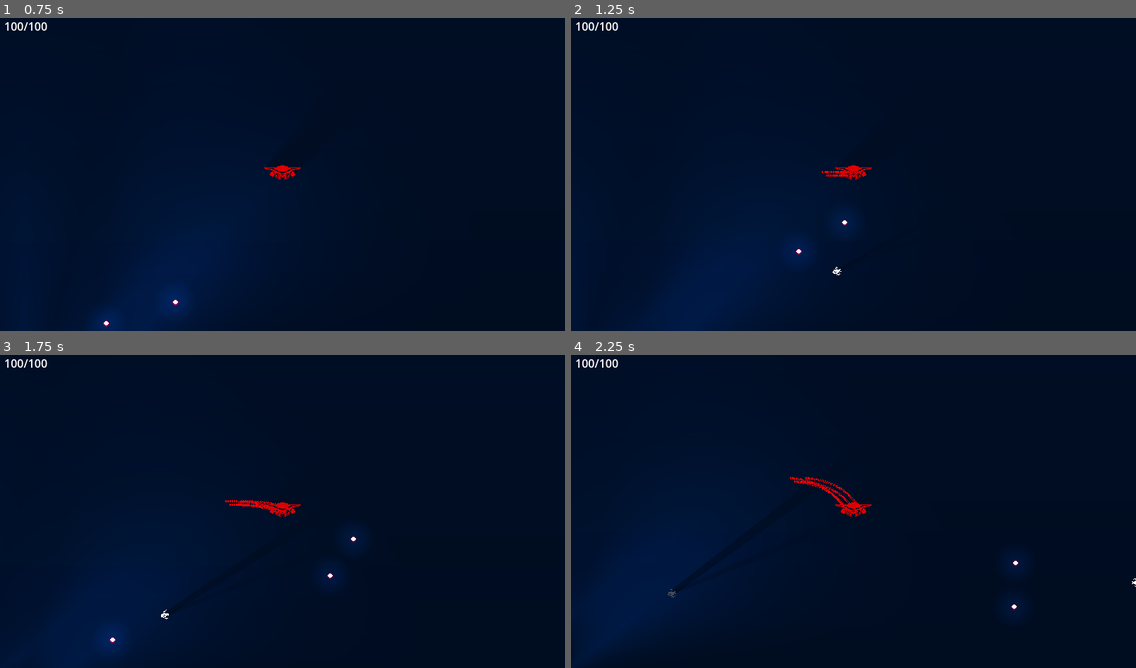
Above: before the commit, frames 1-4 (two rows, left to right).
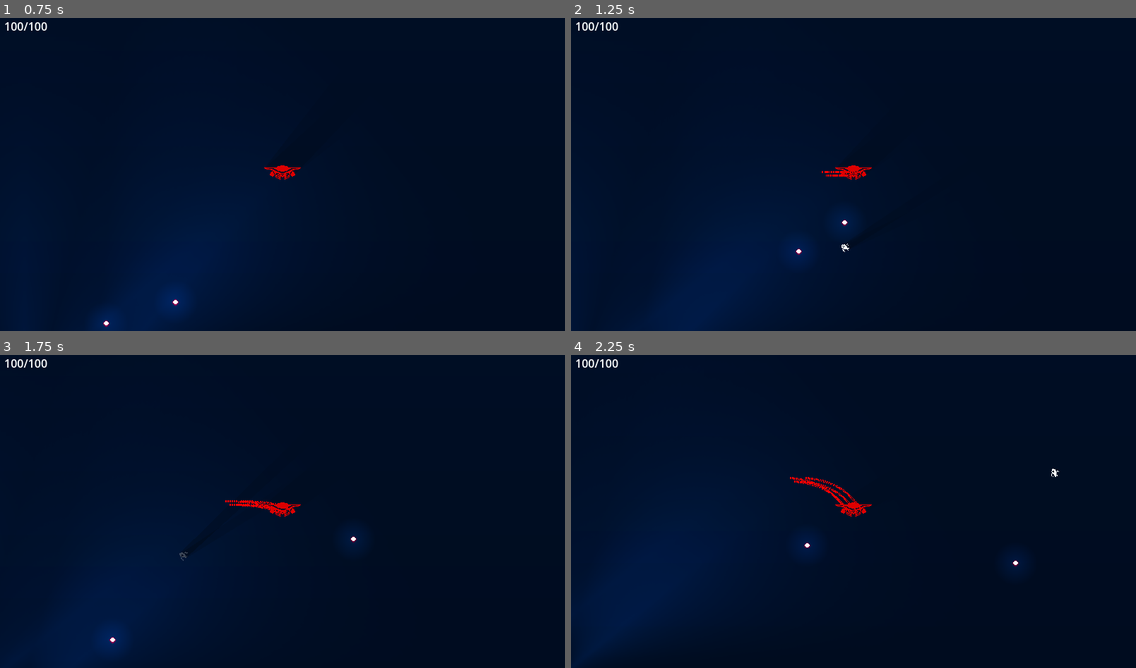
Above: after the commit, the same moments.

Repository: sialiss/GMTK-gamejam2023
Game: Godot game, scene res://Scenes/Sea/Sea.tscn
The game is run twice, just before and just after one commit, with the same random seed, the same clock (stepped at 60 frames per second) and the same inputs.
Inputs:
- Up to frame 1 (0.75 s): hold D (move_right) from 0.53 s (still down)
- Up to frame 2 (1.25 s): keep holding D (move_right)
- Up to frame 3 (1.75 s): release D (move_right) at 1.28 s; hold S (move_down) from 1.28 s (still down)
- Up to frame 4 (2.25 s): release S (move_down) at 2.03 s; hold D (move_right) from 2.03 s (still down)

Frame 1 is identical in both runs. In frame 2, less than 0.1% of the frame differs, in the area x 46-50%, y 72-83%; in frame 3, less than 0.1%; in frame 4, 0.2%, in the area x 17-100%, y 36-83%.

Commit message:
Rename EnemyFish to NeutralFish, add another EnemyFish (sharks)

Diff:
--- /dev/null
+++ b/Scenes/Enemies/Fishes/EnemyFish.gd
@@ -0,0 +1,65 @@
+extends Enemy
+
+@export var speed = 150.0
+@export var acceleration = 100.0
+@onready var PositionNotifier = $PositionNotifier
+
+var targetPlayer
+var targetHome
+var spawner_node: FishSpawn
+
+func _ready():
+	targetPlayer = Sea.sea.get_node_or_null("Creature")
+	targetHome = spawner_node.get_node_or_null("FishHome")
+
+func set_location(location: Node2D):
+	# Set the mob's direction perpendicular to the path direction.
+	var direction = location.rotation + PI / 2
+
+	# Set the mob's position to a random location.
+	global_position = location.global_position
+
+	# Add some randomness to the direction.
+	direction += randf_range(-PI / 4, PI / 4)
+	rotation = direction
+
+	# Choose the velocity
+	var velocity = Vector2(randf_range(150.0, 250.0), 0.0)
+	linear_velocity = velocity.rotated(direction)
+
+func set_spawn(spawner_node: FishSpawn):
+	self.spawner_node = spawner_node
+
+func _physics_process(delta):
+	var target_position
+	var input
+	if PositionNotifier.has_overlapping_bodies():
+		# игрок в области видимости рыбки
+		target_position = Sea.sea.get_node_or_null("Creature")
+		input = global_position.direction_to(target_position.global_position)
+	else:
+		# игрока рядом нет, рыбка плывёт домой
+		target_position = targetHome
+		input = global_position.direction_to(targetHome.global_position)
+
+	# Move
+	linear_velocity = linear_velocity.move_toward(input * speed, acceleration * delta)
+
+func _process(delta):
+	pass
+
+# Called when touched an enemy
+func receive_damage(body):
+	var damage = body.get_damage()
+	health -= damage
+	if health <= 0:
+		die()
+
+	if damage > 0 and body.has_method("on_dealt_damage"):
+		body.on_dealt_damage()
+
+func die():
+	$CollisionShape2D.set_deferred("disabled", true)
+	var tween = create_tween()
+	tween.tween_property(self, "modulate", Color.TRANSPARENT, 0.5)
+	tween.tween_callback(Callable(self, "queue_free"))
--- /dev/null
+++ b/Scenes/Enemies/Fishes/EnemyFish.tscn
@@ -0,0 +1,67 @@
+[gd_scene load_steps=8 format=3 uid="uid://738jkcksi27m"]
+
+[ext_resource type="Script" path="res://Scenes/Enemies/Fishes/EnemyFish.gd" id="1_lraru"]
+[ext_resource type="Texture2D" uid="uid://lpmu3p1la7d1" path="res://Assets/Textures/XenoLife/shark.png" id="2_7a2gi"]
+
+[sub_resource type="CapsuleShape2D" id="CapsuleShape2D_wgkqy"]
+radius = 11.0
+height = 56.0
+
+[sub_resource type="Animation" id="Animation_t6824"]
+resource_name = "swim"
+loop_mode = 1
+tracks/0/type = "value"
+tracks/0/imported = false
+tracks/0/enabled = true
+tracks/0/path = NodePath("Sprite2D:frame")
+tracks/0/interp = 1
+tracks/0/loop_wrap = true
+tracks/0/keys = {
+"times": PackedFloat32Array(0, 0.5),
+"transitions": PackedFloat32Array(1, 1),
+"update": 1,
+"values": [0, 1]
+}
+
+[sub_resource type="AnimationLibrary" id="AnimationLibrary_wpi1o"]
+_data = {
+"swim": SubResource("Animation_t6824")
+}
+
+[sub_resource type="CircleShape2D" id="CircleShape2D_2isbf"]
+radius = 137.058
+
+[sub_resource type="OccluderPolygon2D" id="OccluderPolygon2D_y6d4m"]
+polygon = PackedVector2Array(-23, 10, -23, -10, -19, -1, -16, -6, -8, -7, -5, -11, 2, -11, 6, -7, 10, -7, 14, -9, 17, -6, 24, -6, 26, -1, 26, 3, 24, 6, 17, 6, 15, 9, 12, 9, 10, 6, 6, 6, 2, 10, -5, 11, -7, 6, -15, 6, -19, 2)
+
+[node name="EnemyFish" type="RigidBody2D"]
+collision_layer = 16
+collision_mask = 273
+gravity_scale = 0.0
+script = ExtResource("1_lraru")
+
+[node name="Sprite2D" type="Sprite2D" parent="."]
+texture = ExtResource("2_7a2gi")
+hframes = 2
+
+[node name="CollisionShape2D" type="CollisionShape2D" parent="."]
+rotation = 1.5708
+shape = SubResource("CapsuleShape2D_wgkqy")
+
+[node name="AnimationPlayer" type="AnimationPlayer" parent="."]
+autoplay = "swim"
+libraries = {
+"": SubResource("AnimationLibrary_wpi1o")
+}
+
+[node name="PositionNotifier" type="Area2D" parent="."]
+position = Vector2(4.5, 3)
+collision_layer = 0
+collision_mask = 768
+
+[node name="CollisionShape2D" type="CollisionShape2D" parent="PositionNotifier"]
+position = Vector2(-4.5, -3)
+shape = SubResource("CircleShape2D_2isbf")
+
+[node name="LightOccluder2D" type="LightOccluder2D" parent="."]
+occluder = SubResource("OccluderPolygon2D_y6d4m")
--- a/Scenes/Enemies/Fish/FishSpawn.gd
+++ b/Scenes/Enemies/Fishes/FishSpawn.gd
@@ -1,7 +1,6 @@
 class_name FishSpawn extends Node2D
 
-var fish = preload("res://Scenes/Enemies/Fish/EnemyFish.tscn")
-
+@export var fish = Resource
 
 @export var spawn_to_node: Node
 
@@ -21,7 +20,6 @@
 	var mob_spawn_location = get_node("Path2D/PathFollow2D")
 	mob_spawn_location.set_progress_ratio(randf_range(0, 1))
 
-
 	# Spawn the mob by adding it to the Main scene.
 	spawn_to_node.add_child(mob)
 	mob.set_location(mob_spawn_location)
--- a/Scenes/Enemies/Fish/FishSpawn.tscn
+++ b/Scenes/Enemies/Fishes/FishSpawn.tscn
@@ -1,6 +1,6 @@
 [gd_scene load_steps=6 format=3 uid="uid://c27ik08huxew1"]
 
-[ext_resource type="Script" path="res://Scenes/Enemies/Fish/FishSpawn.gd" id="1_7lq7t"]
+[ext_resource type="Script" path="res://Scenes/Enemies/Fishes/FishSpawn.gd" id="1_7lq7t"]
 
 [sub_resource type="Curve2D" id="Curve2D_3eh5s"]
 _data = {
--- a/Scenes/Enemies/Fish/EnemyFish.tscn
+++ b/Scenes/Enemies/Fishes/NeutralFish.tscn
@@ -1,7 +1,7 @@
 [gd_scene load_steps=8 format=3 uid="uid://3pi360uwaxyl"]
 
-[ext_resource type="Script" path="res://Scenes/Enemies/Fish/EnemyFish.gd" id="1_0b6co"]
-[ext_resource type="Texture2D" uid="uid://cyte316owwhe3" path="res://Assets/Textures/XenoLife/fish1.png" id="2_vq4ho"]
+[ext_resource type="Script" path="res://Scenes/Enemies/Fishes/NeutralFish.gd" id="1_1nx14"]
+[ext_resource type="Texture2D" uid="uid://cyte316owwhe3" path="res://Assets/Textures/XenoLife/fish1.png" id="2_2sdbe"]
 
 [sub_resource type="CapsuleShape2D" id="CapsuleShape2D_7p3m6"]
 radius = 7.0
@@ -34,12 +34,12 @@
 [sub_resource type="CircleShape2D" id="CircleShape2D_wwmdd"]
 radius = 119.004
 
-[node name="RigidBody2D" type="RigidBody2D"]
+[node name="NeutralFish" type="RigidBody2D"]
 texture_filter = 1
 collision_layer = 16
 collision_mask = 273
 gravity_scale = 0.0
-script = ExtResource("1_0b6co")
+script = ExtResource("1_1nx14")
 
 [node name="CollisionShape2D" type="CollisionShape2D" parent="."]
 rotation = 1.5708
@@ -47,9 +47,8 @@
 
 [node name="Sprite2D" type="Sprite2D" parent="."]
 unique_name_in_owner = true
-texture = ExtResource("2_vq4ho")
+texture = ExtResource("2_2sdbe")
 hframes = 2
-frame = 1
 
 [node name="AnimationPlayer" type="AnimationPlayer" parent="."]
 autoplay = "swim"
--- a/Scenes/Sea/Sea.tscn
+++ b/Scenes/Sea/Sea.tscn
@@ -1,12 +1,14 @@
-[gd_scene load_steps=20 format=3 uid="uid://bg5tc2suqrt5x"]
+[gd_scene load_steps=22 format=3 uid="uid://bg5tc2suqrt5x"]
 
 [ext_resource type="PackedScene" uid="uid://c531hmqy1ihyj" path="res://Scenes/Creature/Creature.tscn" id="1_2i86a"]
 [ext_resource type="Script" path="res://Scenes/Sea/Sea.gd" id="1_23wu7"]
 [ext_resource type="PackedScene" uid="uid://djqqcw56r6tas" path="res://Scenes/Enemies/Base/Base.tscn" id="2_ebr7j"]
-[ext_resource type="PackedScene" uid="uid://c27ik08huxew1" path="res://Scenes/Enemies/Fish/FishSpawn.tscn" id="3_m44fu"]
+[ext_resource type="PackedScene" uid="uid://c27ik08huxew1" path="res://Scenes/Enemies/Fishes/FishSpawn.tscn" id="3_m44fu"]
 [ext_resource type="PackedScene" uid="uid://lia64bjrnn4p" path="res://Scenes/Enemies/Submarine/Submarine.tscn" id="4_0byc0"]
 [ext_resource type="Texture2D" uid="uid://dkkrgh410kvfk" path="res://Assets/Textures/Terrain/TerrainSet1.png" id="4_32yco"]
 [ext_resource type="Texture2D" uid="uid://ontyk86wwly1" path="res://Assets/Textures/Terrain/TerrainSet2.png" id="5_uegxq"]
+[ext_resource type="PackedScene" uid="uid://738jkcksi27m" path="res://Scenes/Enemies/Fishes/EnemyFish.tscn" id="8_cby4j"]
+[ext_resource type="PackedScene" uid="uid://3pi360uwaxyl" path="res://Scenes/Enemies/Fishes/NeutralFish.tscn" id="8_ffmkx"]
 
 [sub_resource type="Gradient" id="Gradient_qujjh"]
 colors = PackedColorArray(0, 0.0901961, 0.239216, 1, 0, 0.0470588, 0.121569, 1)
@@ -227,11 +229,16 @@
 }
 
 [node name="PathFollow2D" type="PathFollow2D" parent="SpawnPath"]
-position = Vector2(563.645, 62.131)
-rotation = 0.0541679
-progress = 584.705
+position = Vector2(-11.114, -29.8376)
+rotation = 0.533621
 
 [node name="FishSpawn" parent="SpawnPath/PathFollow2D" node_paths=PackedStringArray("spawn_to_node") instance=ExtResource("3_m44fu")]
 position = Vector2(-80.0967, -78.4975)
 rotation = 0.102991
+fish = ExtResource("8_ffmkx")
 spawn_to_node = NodePath("../../..")
+
+[node name="FishSpawn" parent="." node_paths=PackedStringArray("spawn_to_node") instance=ExtResource("3_m44fu")]
+position = Vector2(-924, -310)
+fish = ExtResource("8_cby4j")
+spawn_to_node = NodePath(".")
Renamed: Scenes/Enemies/Fish/EnemyFish.gd -> Scenes/Enemies/Fishes/NeutralFish.gd
